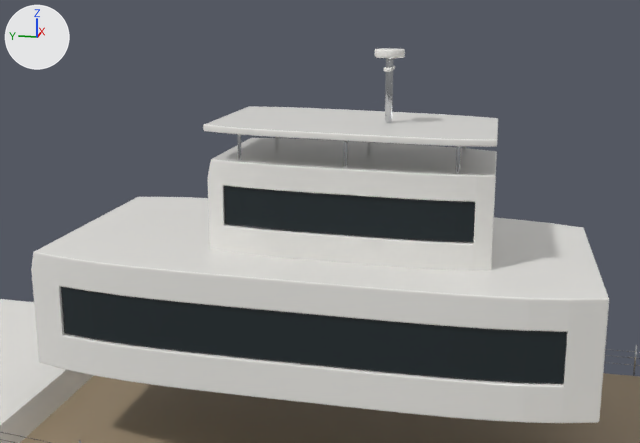
Renders of the glTF model public/modelli/sovrastruttura.glb from each side of a commit.
Rendered twice from a 50 mm camera at (-17.63, -4.73, 11.27) aimed at (-0.18, -1.24, 6.91). The lights are fixed; the arrows at upper left show +X, +Y and +Z. The older version comes first. Where no turn or scale is listed for an object, it has been applied to the vertices. Vertices at exactly the same position are counted once.
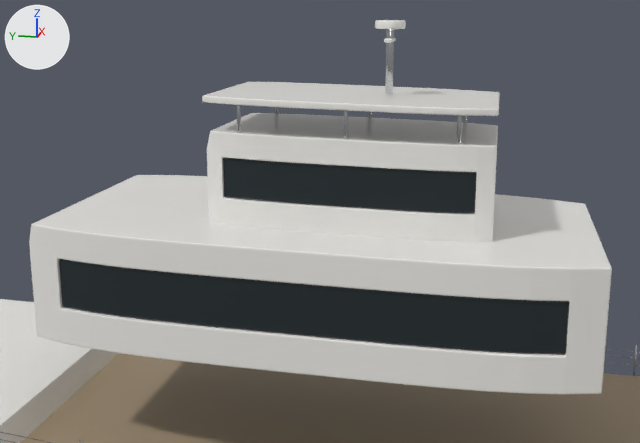
Where the change shows, as pixel boxes (x1, y1, x2, y2) in the pictures (640 x 443 px):
'Mesh_1', moved
    before: (31, 48, 609, 423)
    after: (29, 20, 612, 394)

What the commit changed:
me_mesh_1 is used by ob_mesh_1; location (-4.1, 20.0, 2.16).
me_mesh_1 had 2700 vertices, 5312 faces and spanned x 1.08..7.12, y -26.75..-16.0, z 1.91..8.24.
me_mesh_1 now has 2700 vertices, 5312 faces and spans x 1.08..7.12, y -26.75..-16.0, z 2.46..8.79.
me_mesh_1 part 1: the whole mesh is moved by (0.0, 0.0, 0.55).
